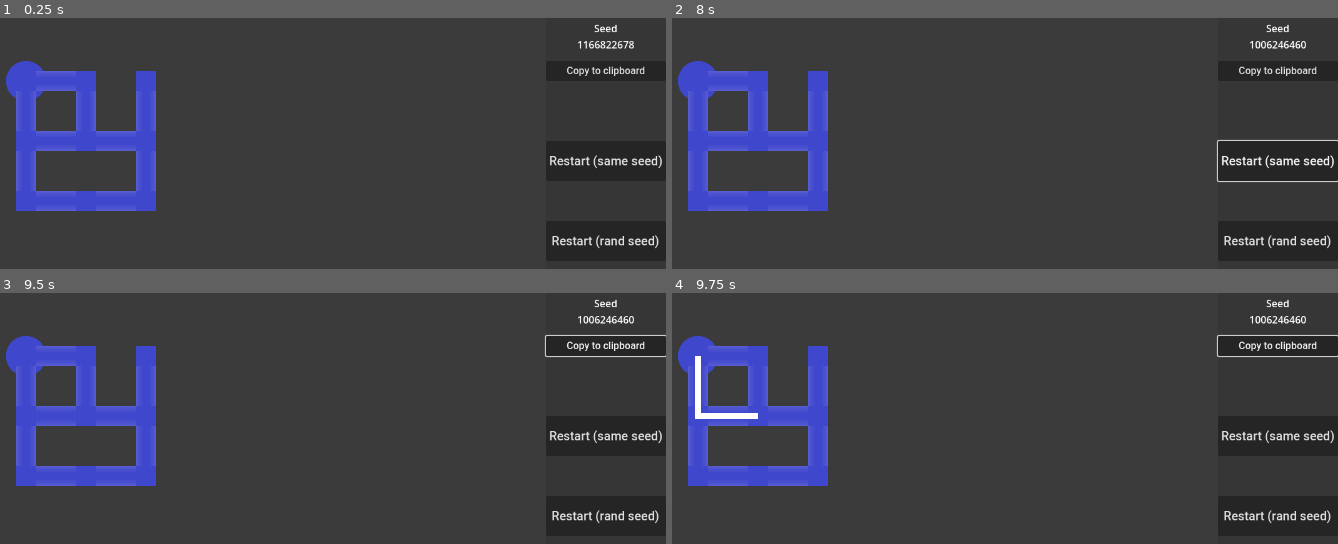
Above: before the commit, frames 1-4 (two rows, left to right).
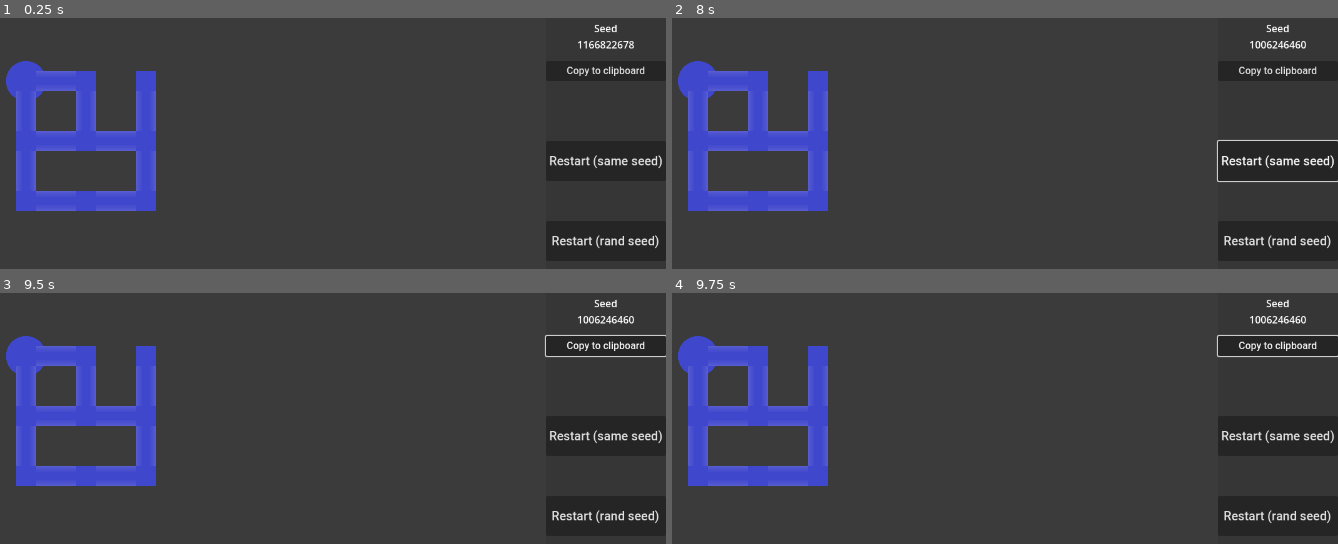
Above: after the commit, the same moments.

Repository: mwegrzyn2311/Procedural-Level-Generation
Game: Godot game, scene res://Games/Panel/Board/board.tscn
Same seed, same stepped clock (60 frames per second), same inputs: the game is played once before the commit and once after it. This scene is started directly instead of the project's main scene.
Inputs (mouse positions are in pixels of both pictures, inside the frame that each line leads up to):
- Up to frame 1 (0.25 s): no input
- Up to frame 2 (8 s): click "Restart (same seed)" at 0.5 s; click "Restart (same seed)" at 1.25 s; click "Restart (same seed)" at 2 s; click "Restart (rand seed)" at 2.75 s; click "Restart (rand seed)" at 3.5 s; click "Restart (rand seed)" at 4.25 s; click "Copy to clipboard" at 5 s; tap Enter at 5.75, 7.25 s; move the mouse to (698, 80) at 5.77 s; hold Right (ui_right) 5.78-6.53 s; click (698, 80) at 5.92 s; tap Space at 6.5 s; move the mouse to (758, 80) at 6.52 s; hold Down (ui_down) 6.53-7.28 s; click (758, 80) at 6.67 s; move the mouse to (818, 80) at 7.27 s; hold Right (ui_right) from 7.28 s (still down); click (818, 80) at 7.42 s
- Up to frame 3 (9.5 s): tap Space at 8 s; release Right (ui_right) at 8.03 s; hold Up (ui_up) 8.03-8.78 s; click (146, 355) at 8.17 s; tap Enter at 8.75 s; move the mouse to (26, 415) at 8.77 s; hold Left (ui_left) from 8.78 s (still down); click (26, 415) at 8.92 s
- Up to frame 4 (9.75 s): keep holding Left (ui_left); tap Space at 9.5 s; move the mouse to (758, 415) at 9.52 s; click (758, 415) at 9.67 s

Frames 1-3 are identical in both runs. In frame 4, 0.4% of the frame differs, in the area x 3-13%, y 25-51%.
Error after the commit: Parse Error: Cannot call the parent class' virtual function "_init()" because it hasn't been defined. (res://Games/Panel/Element/line.gd:9)

Commit message:
panel solution checking implemented and working

Diff:
--- a/Algorithm/MonteCarloGeneration/mcts_node.gd
+++ b/Algorithm/MonteCarloGeneration/mcts_node.gd
@@ -25,8 +25,8 @@
 	var time_start = Time.get_unix_time_from_system()
 	var time_now = Time.get_unix_time_from_system()
 
-	for i in range(simulations):
-#	while time_now - time_start < 1:
+#	for i in range(simulations):
+	while time_now - time_start < 1:
 		var node = tree_policy(self)
 		var result = node.rollout()
 		node.backpropagate(result)
@@ -40,7 +40,7 @@
 		if not node.is_fully_expanded():
 			return node.expand()
 		else:
-			node = node.best_child()
+			node = node.best_explor_child()
 	return node
 
 func is_fully_expanded() -> bool:
@@ -75,7 +75,7 @@
 	if self.parent:
 		self.parent.backpropagate(result)
 
-func value() -> float:
+func explor_value() -> float:
 	# TODO: Might have to be normalized to one
 	var val: float = 0.0
 	for result in self.results:
@@ -83,8 +83,22 @@
 	var value: float = (val / ((numberOfVisits) * state.max_score())) + 0.1 * sqrt(2 * log(parent.numberOfVisits) / (numberOfVisits))
 	return value
 
+func value() -> float:
+	# TODO: Might have to be normalized to one
+	var val: float = 0.0
+	for result in self.results:
+		val += result * self.results[result]
+	var value: float = (val / ((numberOfVisits) * state.max_score()))
+	return value
+
+static func node_explor_val(node: MCTSNode) -> float:
+	return node.explor_value()
+
 static func node_val(node: MCTSNode) -> float:
-	return node.value()
+	return node.value();
+
+func best_explor_child():
+	return COLLECTION_UTIL.max_custom(self.children, node_explor_val)
 
 func best_child():
 	return COLLECTION_UTIL.max_custom(self.children, node_val)
--- a/Common/COLLECTION_UTIL.gd
+++ b/Common/COLLECTION_UTIL.gd
@@ -65,3 +65,6 @@
 			val_min = val
 			idx_min = i
 	return arr[idx_min]
+
+static func num_sum(a, b):
+	return a + b
--- a/Common/RNG_UTIL.gd
+++ b/Common/RNG_UTIL.gd
@@ -49,3 +49,12 @@
 		return -1
 	else:
 		return 1
+
+func rand_k_vals(values: Array, k: int) -> Array:
+	var copied_values: Array = values.duplicate(true)
+	var res: Array = []
+	for i in range(k):
+		var rand_i = RNG.randi_range(0, copied_values.size() - 1)
+		res.append(copied_values[rand_i])
+		copied_values.remove_at(rand_i)
+	return res
--- a/Games/Panel/Board/board.gd
+++ b/Games/Panel/Board/board.gd
@@ -53,21 +53,21 @@
 	return line.get_point_position(line.get_point_count() - 2)
 
 func _reset_line():
-	line.clear_points()
+	line.clear_points_custom()
 	var start_pos = Vector2(0,0) if start == null else start.position
-	line.add_point(start_pos)
+	var start_coord = Vector2(0,0) if start == null else start.board_coord
+	line.add_point_custom(start_pos, start_coord)
 	line.add_point(start_pos)
 
-func _turn(intersection_pos: Vector2, mouse_move_dir: Vector2):
+func _turn(intersection_pos: Vector2, mouse_move_dir: Vector2, intersection_coords: Vector2):
 	self.drawing_dir = mouse_move_dir
-	line.set_point_position(line.get_point_count() - 1, intersection_pos)
-	line.add_point(_line_point_inside_pipe())
+	line.add_intersection(intersection_pos, _line_point_inside_pipe(), intersection_coords)
 
 func _change_dir(mouse_move_dir: Vector2):
 	self.drawing_dir = mouse_move_dir
 
 func _go_back(back_dir: Vector2):
-	line.remove_point(line.get_point_count() - 2)
+	line.remove_last_intersection()
 
 func _start_drawing():
 	self.register_curr_over(start)
@@ -85,6 +85,7 @@
 
 func register_start(start: PanelStart):
 	self.start = start
+	_reset_line()
 
 func _has_already_been_visited(pos: Vector2):
 	var pos_index: int = line.points.find(pos)
@@ -135,7 +136,7 @@
 	if not _can_move_mouse_to(curr_over, mouse_move_dir):
 		return
 	if _should_turn(currently_over.position, mouse_move_dir):
-		_turn(currently_over.position, mouse_move_dir)
+		_turn(currently_over.position, mouse_move_dir, curr_over.board_coord)
 	elif _should_change_dir(currently_over.position, mouse_move_dir):
 		_change_dir(mouse_move_dir)
 	else:
@@ -146,10 +147,14 @@
 
 # TODO: Actually implement
 func _is_panel_solved() -> bool:
-	return true
+	return PANEL_UTILS.is_correct_solution(line.sim_line, CURRENT_PANEL.tetrominos, CURRENT_PANEL.width, CURRENT_PANEL.height)
 
 # TODO: Implement
 func check_for_finish(finish: PanelFinish):
+	line.add_coord_tmp(finish.board_coord)
 	if _is_panel_solved():
 		_end_drawing()
-		NAVIGATION.game_overlay.enable_completion_overlay_visibility
+		NAVIGATION.game_overlay.enable_completion_overlay_visibility()
+	else:
+		print("wrong solution")
+	line.remove_coord_tmp()
--- a/Games/Panel/Element/Tetromino/tetromino_zone.gd
+++ b/Games/Panel/Element/Tetromino/tetromino_zone.gd
@@ -50,4 +50,10 @@
 		zone_tiles[pos] = true
 	self.tetrominos.append(tetromino)
 	if zone_tiles.values().filter(COLLECTION_UTIL.false_filter).is_empty():
-		is_completed = true
+		self._complete_zone()
+
+func _complete_zone():
+	self.is_completed = true
+	var randomized_positions: Array = RNG_UTIL.rand_k_vals(zone_tiles.keys(), tetrominos.size())
+	for i in range(randomized_positions.size()):
+		tetrominos[i].pos = randomized_positions[i]
--- a/Games/Panel/Element/line.gd
+++ b/Games/Panel/Element/line.gd
@@ -1,3 +1,37 @@
 extends Line2D
 
 class_name Line
+
+var sim_line: Array[Vector2]
+
+# @Override
+func _init():
+	super._init()
+	self.sim_line = []
+
+func clear_points_custom():
+	self.clear_points()
+	self.sim_line.clear()
+
+func add_point_custom(line_pos: Vector2, coord: Vector2):
+	self.add_point(line_pos)
+	self.sim_line.append(coord)
+
+func add_intersection(intersection_pos: Vector2, mouse_pos: Vector2, intersection_coord: Vector2):
+	self.set_point_position(self.get_point_count() - 1, intersection_pos)
+	self.add_point(mouse_pos)
+	self.sim_line.append(intersection_coord)
+
+func remove_last_intersection():
+	self.remove_point_custom(self.get_point_count() - 2)
+	self.sim_line.pop_back()
+
+func remove_point_custom(idx: int):
+	self.remove_point(idx)
+	self.sim_line.remove_at(idx)
+
+func add_coord_tmp(coord: Vector2):
+	self.sim_line.append(coord)
+
+func remove_coord_tmp():
+	self.sim_line.pop_back()
--- a/Games/Panel/Info/CURRENT_PANEL.gd
+++ b/Games/Panel/Info/CURRENT_PANEL.gd
@@ -28,4 +28,8 @@
 
 func generate_map():
 	self.panel_dict = level_generator.generate_level()
+	self.tetrominos = {}
+	for pos in panel_dict:
+		if panel_dict[pos] is Tetromino:
+			self.tetrominos[pos] = panel_dict[pos].type
 	COLLECTION_UTIL.nice_print_dict(self.panel_dict)
--- a/Games/Panel/LevelGeneration/MonteCarloGeneration/mcts_panel_state.gd
+++ b/Games/Panel/LevelGeneration/MonteCarloGeneration/mcts_panel_state.gd
@@ -1,6 +1,10 @@
 extends MCTSGameState
 
 class_name MCTSPanelState
+
+const A: float = 2.0
+const B: float = 1.0
+const C: float = 1.0
 
 var width: int
 var height: int
@@ -15,6 +19,8 @@
 var tetromino_zones
 var lines_gen_finished: bool
 var is_terminal: bool
+var X: float
+var gen_res: float
 
 func _init(width: int, height: int, line: Array[Vector2], could_place_teromino: bool, tetromino_zones, lines_gen_finished: bool):
 	self.width = width
@@ -25,6 +31,8 @@
 	self.lines_gen_finished = lines_gen_finished
 	self.curr_legal_actions = self.generate_legal_actions()
 	self.is_terminal = (self.curr_legal_actions.size() == 0)
+	self.X = -1.0
+	self.gen_res = -1.0
 
 static func new_initial_state(width: int, height: int) -> MCTSPanelState:
 	# Starts on the side for the sake of current implementation of tetromino generation
@@ -152,7 +160,7 @@
 	if lines_gen_finished:
 		return []
 	var curr_pos: Vector2 = line[line.size() - 1]
-	var dest_positions: Array = [Vector2.UP, Vector2.RIGHT, Vector2.DOWN, Vector2.LEFT]\
+	var dest_positions: Array = CONSTANTS.UNIT_VECTORS\
 		.map(func(unit_vec: Vector2): return curr_pos + unit_vec * 2)\
 		.filter(func(next: Vector2) -> bool: return _in_bounds(next) and !line.has(next))
 	if dest_positions.is_empty():
@@ -164,18 +172,33 @@
 	return curr_legal_actions
 
 # TODO: It would be best to somehow return number of solutions
+# TODO: Consider giving tetromino elements values to further parameterize gen result
 func generation_result() -> float:
-	var M: float = float(tetromino_zones.size())
-	return (M - 1) / M
+	if self.gen_res != -1.0:
+		return self.gen_res
+	# Dictionary[Vector2, TETROMINO_UTILS.Type]
+	var tetromino_dict: Dictionary = {}
+	for zone in tetromino_zones:
+		for tetromino in zone.tetrominos:
+			tetromino_dict[tetromino.pos] = tetromino.type
+
+	#self.X = float(PANEL_UTILS.number_of_solutions(line[0], line[line.size() - 1], tetromino_dict, width, height))
+	var Y: float = float(tetromino_zones.size())
+	var Z: float = float(tetromino_zones.map(func(zone): return zone.zone_tiles.size()).reduce(COLLECTION_UTIL.num_sum, 0)) / float(width / 2 * height / 2)
+
+	#A * pow(0.5, X-1)
+	self.gen_res =  + B * (Y - 1) / Y + C * 4 * Z * (1 - Z)
+	return self.gen_res
 
 func max_score() -> float:
-	return 1.0
+	return B + C
 
 # We might return true if either no more legal moves exist or a satisfactory result is found
 func is_generation_completed() -> bool:
 	return self.is_terminal
 
 func get_level_dict() -> Dictionary:
+	print("Generated lvl with " + str(X) + " solutions and quality of " + str(gen_res / max_score()))
 	var res: Dictionary = {}
 	for y in range(height):
 		for x in range(width):
--- /dev/null
+++ b/Games/Panel/PANEL_UTILS.gd
@@ -0,0 +1,118 @@
+extends Node
+
+
+# func(Vector2, Vector2, Dictionary[Vector2, TetrominoType], int, int)
+static func number_of_solutions(start: Vector2, finish: Vector2, tetrominos: Dictionary, width: int, height: int) -> int:
+	return no_of_sols_recursive([start], start, finish, tetrominos, width, height)
+
+static func no_of_sols_recursive(line: Array[Vector2], curr_pos: Vector2, finish: Vector2, tetrominos: Dictionary, width: int, height: int) -> int:
+	if curr_pos == finish:
+		if is_correct_solution(line, tetrominos, width, height):
+			return 1
+		else:
+			return 0
+	var next_positions: Array = CONSTANTS.UNIT_VECTORS\
+		.map(func(unit_vec: Vector2) -> Vector2: return curr_pos + unit_vec * 2)\
+		.filter(func(next: Vector2) -> bool: return in_bounds(next, width, height) and !line.has(next))
+
+	var res: int = 0
+	for next_pos in next_positions:
+		line.append(next_pos)
+		res += no_of_sols_recursive(line, next_pos, finish, tetrominos, width, height)
+		line.erase(next_pos)
+	return res
+
+static func is_correct_solution(sim_line: Array[Vector2], tetrominos: Dictionary, width: int, height: int) -> bool:
+	var a: Vector2
+	var b: Vector2 = sim_line[0]
+	for i in range(1, sim_line.size()):
+		a = b
+		b = sim_line[i]
+		if i < sim_line.size() - 1:
+			if not on_borders(a, width, height) and on_borders(b, width, height):
+				var c: Vector2 = b + (b - sim_line[i + 1])
+				if not is_correct_tetromino_zone(a, b, c, sim_line, tetrominos, width, height):
+					return false
+		else:
+			var last_dir: Vector2 = (b - a)
+			var norm: Vector2 = Vector2(last_dir.y, last_dir.x)
+			var c1: Vector2 = b + norm
+			var c2: Vector2 = b - norm
+			if (in_bounds(c1, width, height) and not is_correct_tetromino_zone(a, b, c1, sim_line, tetrominos, width, height)) or (in_bounds(c2, width, height) and not is_correct_tetromino_zone(a, b, c2, sim_line, tetrominos, width, height)):
+				return false
+	return true
+
+static func is_correct_tetromino_zone(a: Vector2, b: Vector2, c: Vector2, sim_line: Array[Vector2], tetrominos: Dictionary, width: int, height: int) -> bool:
+	var zone_corner: Vector2 = Vector2(min(a.x, b.x, c.x), min(a.y, b.y, c.y)) + Vector2.ONE
+	var zone_positions: Array[Vector2] = []
+	fill_zone_recursively(zone_positions, zone_corner, sim_line, width, height)
+	# Dictionary[Vector2, bool]
+	var zone_dict: Dictionary = {}
+	for pos in zone_positions:
+		zone_dict[pos] = false
+	var tetromino_types_in_zone: Array = tetrominos.keys()\
+		.filter(func(tetromino_pos): return tetromino_pos in zone_positions)\
+		.map(func(tetromino_pos): return tetrominos[tetromino_pos])
+
+	if tetromino_types_in_zone.is_empty():
+		return true
+
+	# This is only for the sake of optimiation - to return early if it would fail anyways
+	if tetromino_types_in_zone\
+		.map(func(tetr_type) -> int: return TETROMINO_UTIL.TypeToShape[tetr_type].size())\
+		.reduce(func(a, b): return a + b, 0) != zone_positions.size():
+		return false
+
+	return _try_placing(zone_dict, tetromino_types_in_zone)
+
+static func _try_placing(zone_dict: Dictionary, types_remaining: Array) -> bool:
+	if types_remaining.is_empty() and zone_dict.values().filter(func(occupied): return not occupied).is_empty():
+		return true
+	var type = types_remaining.pop_back()
+	for shape in TETROMINO_UTIL.rotated_shapes[type]:
+		for pos in zone_dict:
+			if not zone_dict[pos]:
+				var offset: Vector2 = pos - shape[0] * 2
+				var positions: Array = []
+				var fits: bool = true
+				for shape_pos in shape.map(func(shape_pos): return shape_pos * 2):
+					var curr_pos: Vector2 = shape_pos + offset
+					if curr_pos not in zone_dict or zone_dict[curr_pos]:
+						fits = false
+						break
+					positions.append(curr_pos)
+				if fits:
+					for curr_pos in positions:
+						zone_dict[curr_pos] = true
+					if _try_placing(zone_dict, types_remaining):
+						return true
+					for curr_pos in positions:
+						zone_dict[curr_pos] = false
+	types_remaining.append(type)
+	return false
+
+static func fill_zone_recursively(zone_positions: Array[Vector2], pos: Vector2, full_line: Array[Vector2], width: int, height: int):
+	zone_positions.append(pos)
+	for unit_vec in CONSTANTS.UNIT_VECTORS:
+		var new_pos: Vector2 = pos + unit_vec * 2
+		var normal: Vector2 = Vector2(unit_vec.y, unit_vec.x)
+		var potential_line_from: Vector2 = pos + unit_vec + normal
+		var potential_line_to: Vector2 = pos + unit_vec - normal
+		if new_pos not in zone_positions and in_bounds(new_pos, width, height) and not exists_line_from_to(full_line, potential_line_from, potential_line_to):
+			fill_zone_recursively(zone_positions, new_pos, full_line, width, height)
+
+static func in_bounds(pos: Vector2, width: int, height: int) -> bool:
+	return pos.x >= 0 and pos.y >= 0 and pos.x < width and pos.y < height
+
+
+static func on_borders(pos: Vector2, width: int, height: int) -> bool:
+	return pos.x == 0 or pos.x == width - 1 or pos.y == 0 or pos.y == height - 1
+
+static func exists_line_from_to(full_line: Array[Vector2], from: Vector2, to: Vector2):
+	var to_idx: int = full_line.find(to)
+	# Check we try to move along the line
+	if to_idx == -1:
+		return false
+	else:
+		# from and to have to be neighbours on the line
+		return (to_idx > 0 and full_line[to_idx - 1] == from) or (to_idx < full_line.size() - 1 and full_line[to_idx + 1] == from)
--- a/project.godot
+++ b/project.godot
@@ -35,6 +35,7 @@
 CURRENT_PANEL="*res://Games/Panel/Info/CURRENT_PANEL.gd"
 PANEL_ELE_CONVERTER="*res://Games/Panel/LevelGeneration/PANEL_ELE_CONVERTER.gd"
 NAVIGATION="*res://Common/NAVIGATION.gd"
+PANEL_UTILS="*res://Games/Panel/PANEL_UTILS.gd"
 
 [display]
 
